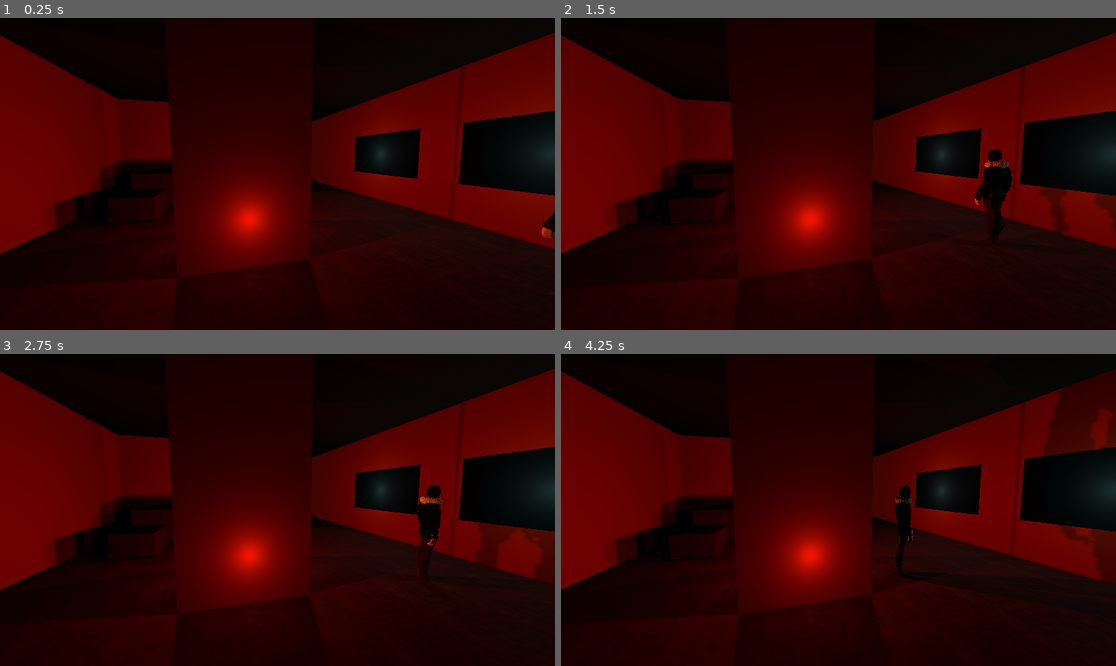
Above: before the commit, frames 1-4 (two rows, left to right).
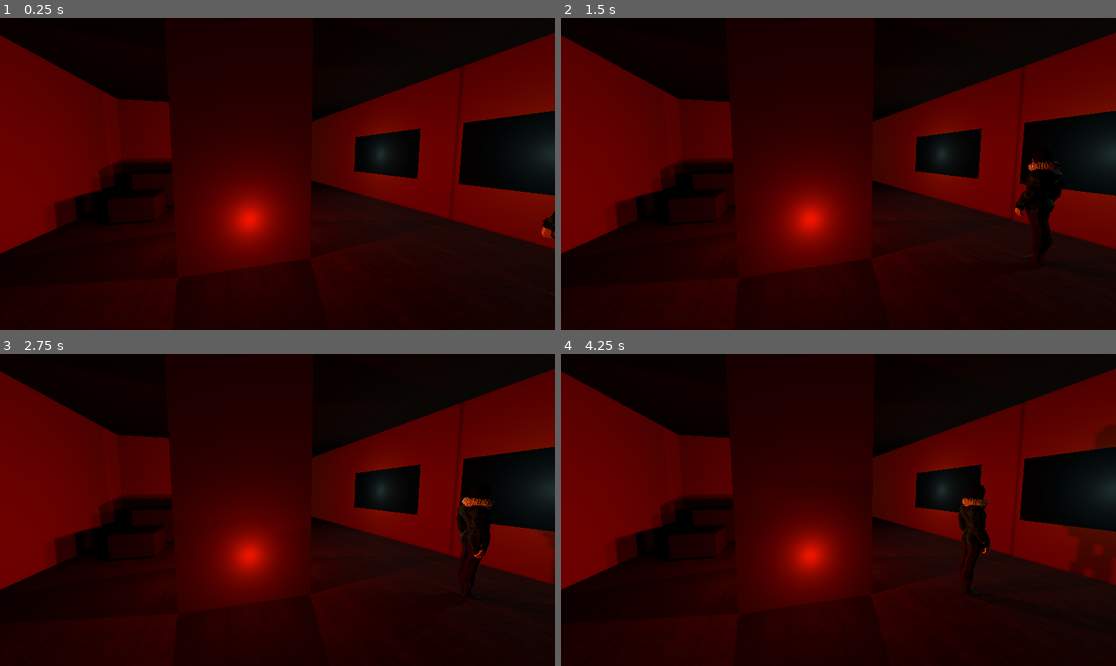
Above: after the commit, the same moments.

Repository: TRMashedelf/i-hate-cabin
Game: Godot game, scene res://Scenes/main.tscn
Two runs of this game, one before a commit and one after it. Both use one fixed random seed, a clock stepped at 60 frames per second and the inputs below.
Inputs (mouse positions are in pixels of both pictures, inside the frame that each line leads up to):
- Up to frame 1 (0.25 s): no input
- Up to frame 2 (1.5 s): tap Enter at 0.5 s; move the mouse to (810, 236) at 0.52 s; hold W (forward) 0.53-1.25 s; tap F (interact) at 0.6 s; click (810, 236) at 0.67 s; drag from (1005, 220) to (810, 236) at 1.27 s
- Up to frame 3 (2.75 s): tap Space at 2 s; move the mouse to (111, 463) at 2.02 s; hold A (left) from 2.03 s (still down); tap F (interact) at 2.1 s
- Up to frame 4 (4.25 s): release A (left) at 2.75 s; drag from (866, 510) to (672, 463) at 2.77 s; tap Enter at 3.5 s; move the mouse to (755, 432) at 3.52 s; hold S (backward) from 3.53 s (still down); tap F (interact) at 3.6 s

The runs differ from the first frame. In frame 1, less than 0.1% of the frame differs, in the area x 97-100%, y 63-68%; in frame 2, 2.3%; in frame 3, 2.4%; in frame 4, 4.1%, in the area x 60-100%, y 4-78%.

Commit message:
Fixes to Player textures, tweaks to move speed

Diff:
--- a/Objects/Player/joey_5.tscn
+++ b/Objects/Player/joey_5.tscn
@@ -3,8 +3,6 @@
 [ext_resource type="PackedScene" uid="uid://jrtx4vmoj4yd" path="res://Models/Joey 5.glb" id="1_x0pf2"]
 [ext_resource type="Texture2D" uid="uid://hv6qnirfevkm" path="res://Textures/Brown_hair.png" id="2_6s3ou"]
 [ext_resource type="Texture2D" uid="uid://d36mdc5pc0rf7" path="res://Models/Joey 5_Joey Face.png" id="2_puksg"]
-[ext_resource type="Texture2D" uid="uid://duajpdm2bkwm0" path="res://Textures/jacket.png" id="3_2d0qy"]
-[ext_resource type="Texture2D" uid="uid://doiwugbo81bvg" path="res://Textures/Wool_texture.png" id="3_dic8v"]
 
 [sub_resource type="StandardMaterial3D" id="StandardMaterial3D_2d0qy"]
 albedo_color = Color(0.47397572, 0.47397578, 0.4739756, 1)
@@ -13,22 +11,8 @@
 uv1_scale = Vector3(0.18, 0.18, 0.18)
 uv1_triplanar = true
 
-[sub_resource type="StandardMaterial3D" id="StandardMaterial3D_72v01"]
-albedo_color = Color(0.73300546, 0.7330054, 0.7330054, 1)
-albedo_texture = ExtResource("3_2d0qy")
-metallic_specular = 0.0
-uv1_scale = Vector3(0.008, 0.008, 0.008)
-uv1_offset = Vector3(1.63, 0.615, -0.28)
-uv1_triplanar = true
-
 [sub_resource type="StandardMaterial3D" id="StandardMaterial3D_dic8v"]
 albedo_texture = ExtResource("2_puksg")
-
-[sub_resource type="StandardMaterial3D" id="StandardMaterial3D_6s3ou"]
-albedo_texture = ExtResource("3_dic8v")
-metallic_specular = 0.0
-uv1_scale = Vector3(0.14, 0.14, 0.14)
-uv1_triplanar = true
 
 [sub_resource type="AnimationNodeAnimation" id="AnimationNodeAnimation_puksg"]
 animation = &"idle"
@@ -786,9 +770,9 @@
 &"walk": SubResource("Animation_dic8v")
 }
 
-[node name="Joey 5" unique_id=357027493 instance=ExtResource("1_x0pf2")]
-
-[node name="Skeleton3D" parent="Armature" parent_id_path=PackedInt32Array(871111651) index="0" unique_id=1320275099]
+[node name="Joey 5" unique_id=1422235794 instance=ExtResource("1_x0pf2")]
+
+[node name="Skeleton3D" parent="Armature" parent_id_path=PackedInt32Array(1966915320) index="0" unique_id=1950774556]
 transform = Transform3D(1.0000001, 0, 0, 0, 1.0000001, 0, 0, 0, 1.0000001, 0, 0, 0)
 bones/1/rotation = Quaternion(-0.038671438, 0, 0, 0.999252)
 bones/4/rotation = Quaternion(0.038671464, 0, 0, 0.999252)
@@ -797,17 +781,11 @@
 bones/29/rotation = Quaternion(0.051721897, 0.0010586523, 0.020336512, 0.998454)
 bones/31/rotation = Quaternion(0.33822536, -0.044364788, 0.015965061, 0.9398833)
 
-[node name="Hair" parent="Armature/Skeleton3D" index="0" unique_id=2099755726]
+[node name="Hair" parent="Armature/Skeleton3D" index="0" unique_id=883611403]
 surface_material_override/0 = SubResource("StandardMaterial3D_2d0qy")
 
-[node name="Jacket" parent="Armature/Skeleton3D" index="1" unique_id=566632513]
-surface_material_override/1 = SubResource("StandardMaterial3D_72v01")
-
-[node name="Joey" parent="Armature/Skeleton3D" index="2" unique_id=629291581]
+[node name="Joey" parent="Armature/Skeleton3D" index="2" unique_id=108620096]
 surface_material_override/4 = SubResource("StandardMaterial3D_dic8v")
-
-[node name="Wool" parent="Armature/Skeleton3D" index="4" unique_id=234432851]
-surface_material_override/0 = SubResource("StandardMaterial3D_6s3ou")
 
 [node name="AnimationTree" type="AnimationTree" parent="." index="81" unique_id=1516861910]
 tree_root = SubResource("AnimationNodeStateMachine_2d0qy")
--- a/Objects/Player/player.tscn
+++ b/Objects/Player/player.tscn
@@ -18,5 +18,5 @@
 [node name="HUD" parent="." unique_id=1511806409 instance=ExtResource("2_yw17q")]
 visible = false
 
-[node name="Joey 5" parent="." unique_id=871264880 instance=ExtResource("3_l2ya6")]
+[node name="Joey 5" parent="." unique_id=357027493 instance=ExtResource("3_l2ya6")]
 transform = Transform3D(-0.8, 0, -1.2079664e-07, 0, 0.8, 0, 1.2079664e-07, 0, -0.8, 0.10193157, -0.867988, -0.16172701)
--- a/Scripts/player.gd
+++ b/Scripts/player.gd
@@ -1,9 +1,9 @@
 extends CharacterBody3D
 
-const SPEED = 2.3
-const SPRINT_SPEED = 3.5
+const SPEED = 1.3
+const SPRINT_SPEED = 2.5
 const TURN_SPEED = 5.0
-const SPRINT_TURN_SPEED = 8.0
+const SPRINT_TURN_SPEED = 6.0
 
 @export var max_health: float = 100.0
 @export var current_health: float = 100.0
Binary file changed: Models/Joey 5.glb
Binary file added: Models/Joey 5_Wool_texture.png
Not shown, added: Models/Joey 5_Wool_texture.png.import
Binary file added: Models/Joey 5_jacket.png
Not shown, added: Models/Joey 5_jacket.png.import
